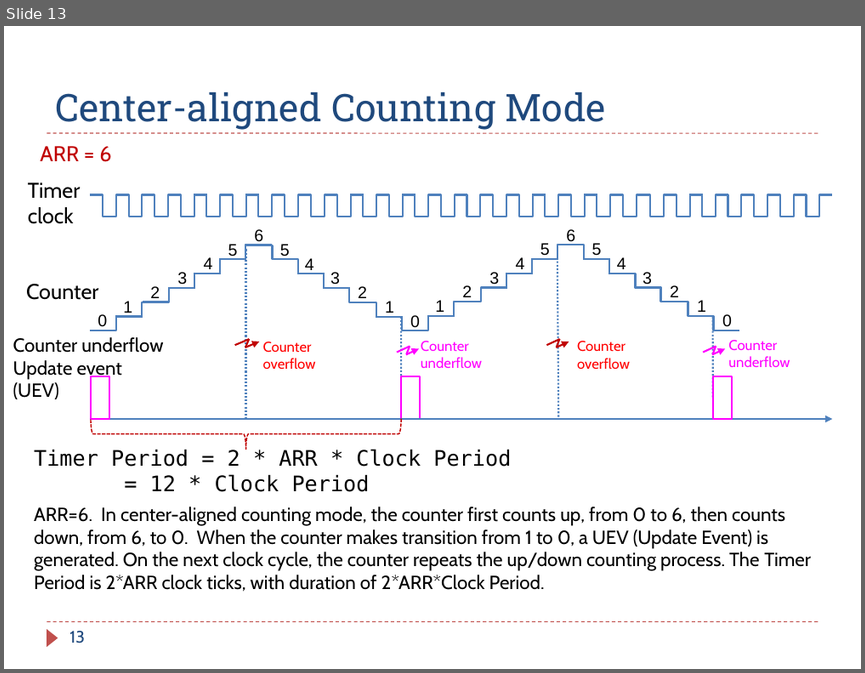
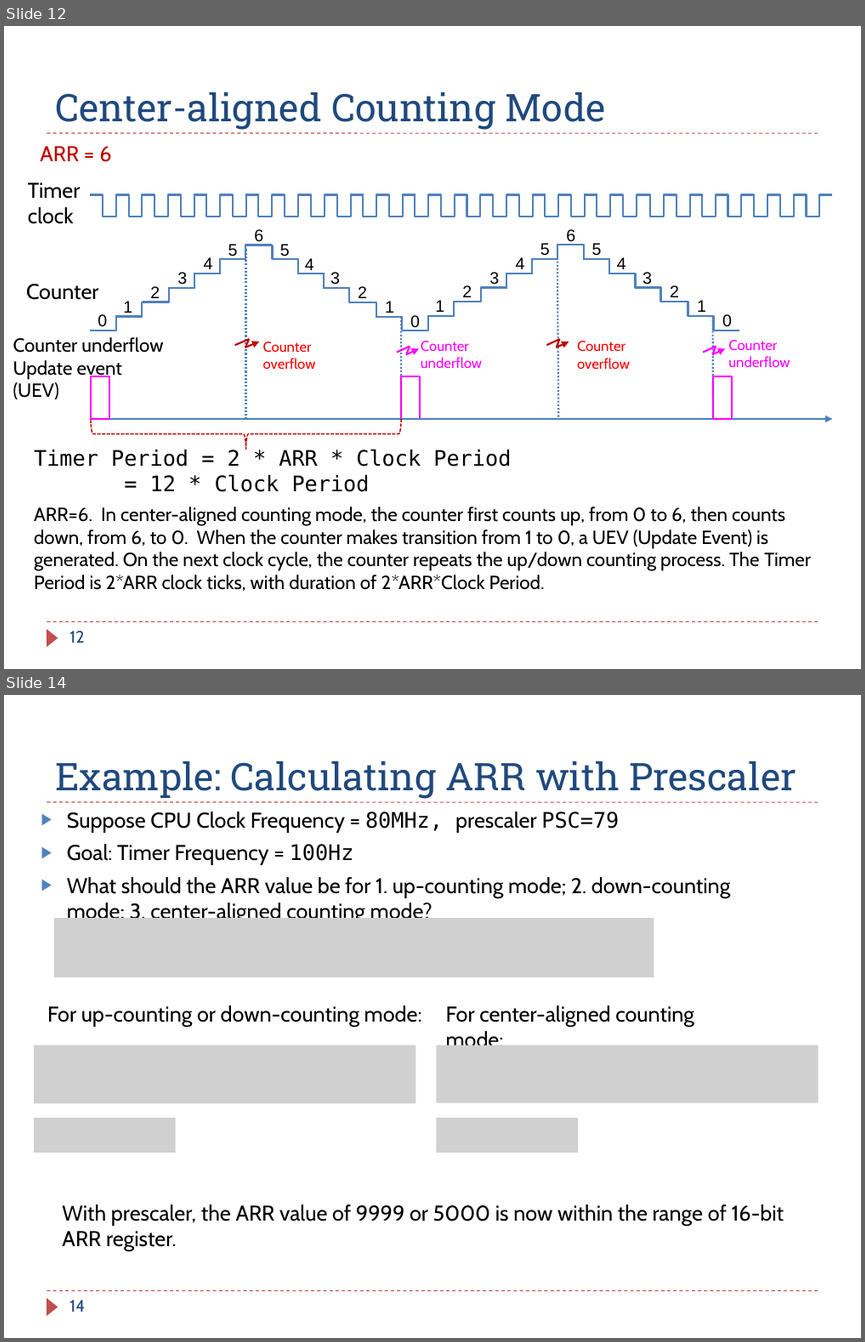
Before and after one commit to guhofstra/CSC111Fa25, a slide deck: PPTs/Ch16_Timer_PWM.pptx. Shown one above the other, each under a label of ours: slide 13 before the commit, slides 12 and 14 after it; the slides between them are not shown. The pictures are 865x673 and 865x1342 pixels, drawn with LibreOffice and Linux fonts; fonts in the diff are those of the drawing; grey boxes stand for pictures. Boxes give left, top, right and bottom in pixels: in the first picture for what was removed or moved away, otherwise in the second. Text is boxed around its words. In the diff, an @@ line names an element or a change of style, - is before the commit and + after.

```diff
--- a/PPTs/Ch16_Timer_PWM.pptx
+++ b/PPTs/Ch16_Timer_PWM.pptx
@@ slide 14 added at [4,695,861,1338], background #FFFFFF; not listed: 3 template elements that a slide beside it also shows @@
@@ title added at [55,761,796,799], 32 pt, text #1F497D @@
+Example: Calculating ARR with Prescaler
@@ text added at [67,811,730,924], 18 pt, text #000000 @@
+▶ Suppose CPU Clock Frequency = 80MHz, prescaler PSC=79
+▶ Goal: Timer Frequency = 100Hz
+▶ What should the ARR value be for 1. up-counting mode; 2. down-counting mode; 3. center-aligned counting mode?
@@ picture added at [53,918,653,977] @@
@@ text added at [47,1005,422,1027], 18 pt, text #000000 @@
+For up-counting or down-counting mode:
@@ text added at [446,1005,694,1045], 18 pt, text #000000 @@
+For center-aligned counting mode:
@@ picture added at [34,1044,416,1103] @@
@@ picture added at [436,1044,818,1102] @@
@@ picture added at [34,1117,176,1151] @@
@@ picture added at [436,1117,577,1151] @@
@@ text added at [62,1204,784,1251], 18 pt, text #000000 @@
+With prescaler, the ARR value of 9999 or 5000 is now within the range of 16-bit ARR register.
@@ page number added at [69,1299,85,1311], 14 pt, text #1F497D @@
+14
@@ what was slide 13 is now slide 12 @@
@@ page number at [69,630,84,642]: text changed @@
-13
+12
```
Also in this commit, not shown: 1 other slide added, 1 slide removed, 9 other files.
